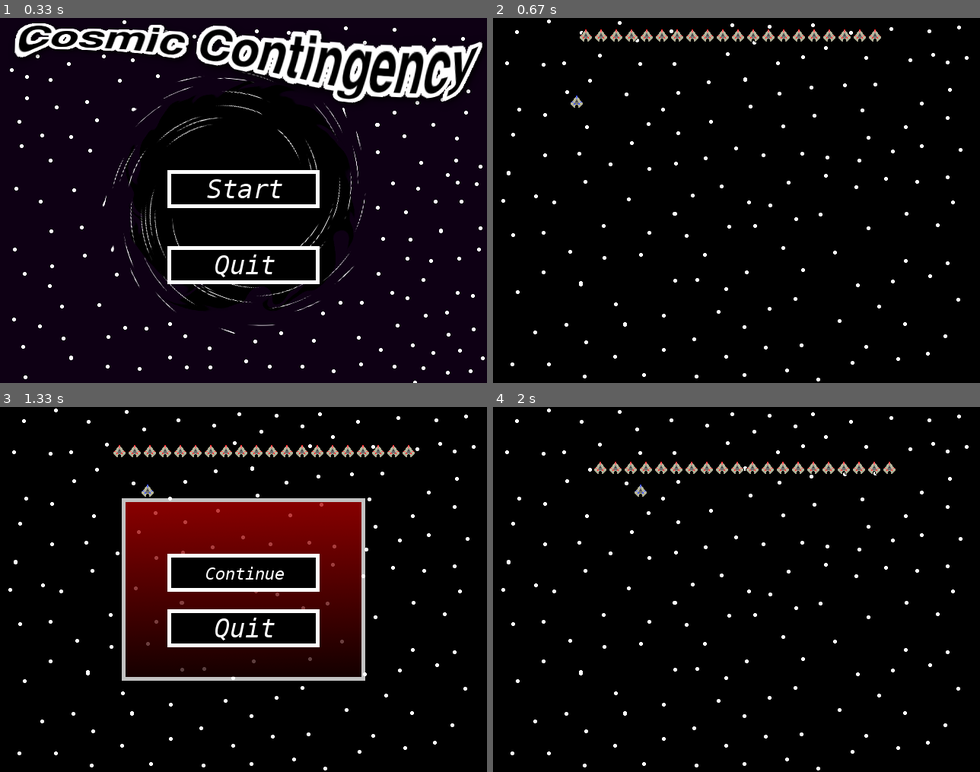
Above: before the commit, frames 1-4 (two rows, left to right).
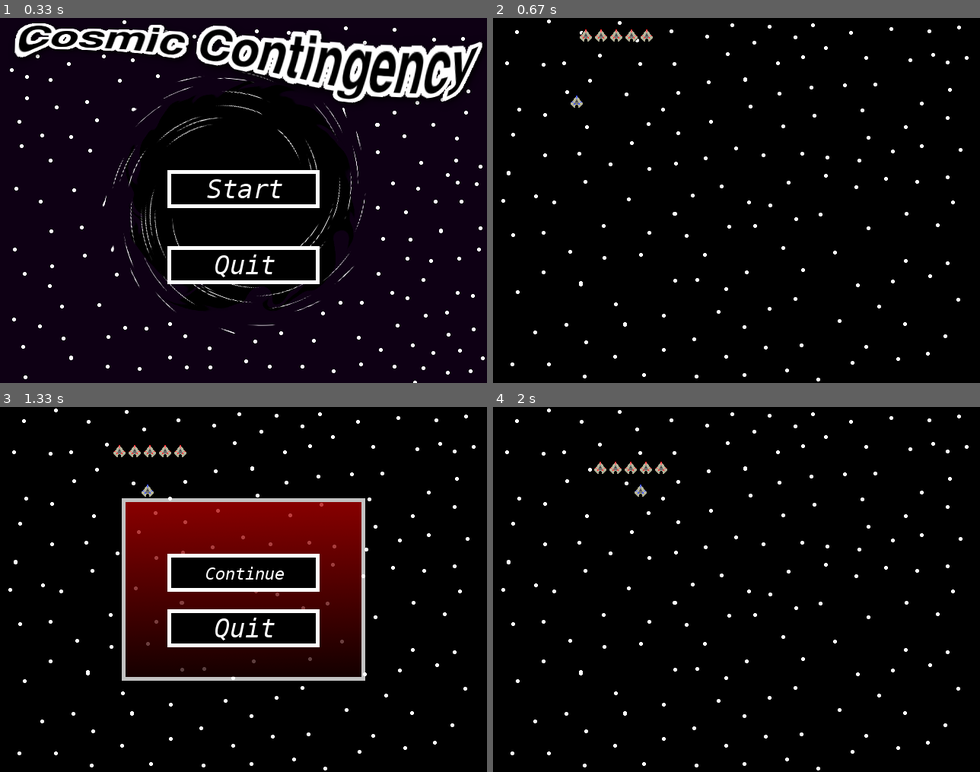
Above: after the commit, the same moments.

Repository: cdsupina/Space_Shooter_Pygame
Game: pygame game, started from main.py
Two runs of this game, one before a commit and one after it. Both use one fixed random seed, a clock stepped at 60 frames per second and the inputs below.
Inputs (mouse positions are in pixels of both pictures, inside the frame that each line leads up to):
- Up to frame 1 (0.33 s): no input
- Up to frame 2 (0.67 s): click (736, 189) at 0.38 s
- Up to frame 3 (1.33 s): hold Space 0.67-1.13 s; hold D 0.67-1.13 s; move the mouse to (224, 490) at 0.7 s; tap Esc at 1.17 s
- Up to frame 4 (2 s): click (736, 571) at 1.55 s

Frame 1 is identical in both runs. In frame 2, 0.7% of the frame differs, in the area x 33-80%, y 3-7%; in frame 3, 0.7%; in frame 4, 0.7%, in the area x 36-83%, y 15-19%.

Commit message:
added portals

Diff:
--- /dev/null
+++ b/levels.py
@@ -0,0 +1,116 @@
+import pygame
+import random as rand
+from sprites import *
+from values import *
+
+class Room():
+    def __init__(self,room_type,enemy_number,connections):
+
+        self.room_background_path = None
+        self.room_code = None
+        self.room_background = None
+        self.enemy_number = enemy_number
+        self.enemy_count = enemy_number
+        self.enemy_sprite_group = pygame.sprite.Group()
+        self.laser_sprite_group = pygame.sprite.Group()
+        self.ally_sprite_group = pygame.sprite.Group()
+        self.interactable_sprite_group = pygame.sprite.Group()
+        self.enemies = []
+        self.lasers = []
+        self.portals = []
+        self.portals_generated = False
+        self.connections = connections
+
+        if room_type == 0:
+            self.room_background_path = scene_1_start_room
+        else:
+            self.room_background_path = scene_1_img_name
+
+        if room_type != 0:
+            if enemy_number == 1:
+                self.room_code = rand.randint(0,1)
+            if enemy_number == 2:
+                self.room_code = rand.randint(2,3)
+
+        self.room_background = pygame.image.load(self.room_background_path).convert()
+
+
+
+
+    def generate(self,screen):
+        self.generate_room(screen)
+        self.generate_enemies()
+
+    def generate_room(self,screen):
+        screen.blit(self.room_background,(0,0))
+
+    def generate_enemies(self):
+
+        i=0
+        while i < self.enemy_number:
+            enemy = Enemy(self,enemy_img_name,4,50,100+i*20,1)
+            self.enemy_sprite_group.add(enemy)
+            self.enemies.append(enemy)
+            i += 1
+
+    def generate_portals(self):
+        for c in self.connections:
+            loc = (100,100)
+            if c == 0:
+                loc = ((screen_width/2)-20,0)
+            elif c == 1:
+                loc = (screen_width-40,(screen_height/2)-20)
+            elif c == 2:
+                loc = ((screen_width/2)-20,screen_height-40)
+            elif c == 3:
+                loc = (0,(screen_height/2)-20)
+            portal = Portal(self,portal_unexplored_img_names,90,loc[0],loc[1])
+            self.interactable_sprite_group.add(portal)
+            self.portals.append(portal)
+
+    def generate_player_laser(self,player):
+        new_laser = Player_Laser(self,player_laser_img_name,20,(player.rect.x+(player.width/2)-(5/2)),player.rect.y)
+        self.laser_sprite_group.add(new_laser)
+        self.lasers.append(new_laser)
+
+    def draw_enemies(self,screen):
+        self.enemy_sprite_group.draw(screen)
+
+    def draw_lasers(self,screen):
+        self.laser_sprite_group.draw(screen)
+
+    def draw_allies(self,screen):
+        self.ally_sprite_group.draw(screen)
+
+    def draw_portals(self,screen,dt):
+        for p in self.portals:
+            p.animate(dt)
+
+        self.interactable_sprite_group.draw(screen)
+
+    def draw_all(self,screen,dt):
+        self.generate_room(screen)
+        self.draw_enemies(screen)
+
+        if not self.portals_generated and self.enemy_count == 0:
+            self.generate_portals()
+            self.portals_generated = True
+            self.draw_portals(screen,dt)
+        elif self.portals_generated:
+            self.draw_portals(screen,dt)
+
+        self.draw_lasers(screen)
+        self.draw_allies(screen)
+
+
+
+    def __repr__(self):
+        return "Background: " + self.room_background_path + " Room code: " + str(self.room_code)
+
+'''
+class Level():
+    def __init__(self,room_count):
+
+        self.room_count = room_count
+
+'''
--- a/main.py
+++ b/main.py
@@ -4,7 +4,8 @@
 from sprites import *
 import random as rand
 from values import *
-from rooms import *
+from levels import *
+from splash_screens import *
 
 #setup frames per second
 clock = pygame.time.Clock()
@@ -20,6 +21,7 @@
 
 #initialize all images
 scene_0_backgrounds = []
+
 for s in scene_0_background_img_names:
     scene_0_backgrounds.append(pygame.image.load(s).convert())
 
@@ -37,16 +39,20 @@
 #set paused status to false
 paused = False
 
-#set up title screen animation
-scene_0_background_idx = 0
-scene_0_background_animation_time = 150
-scene_0_current_animation_time = 100
-
 #initialize first room
-room_1 = Room(1,20)
+room_1 = Room(1,5,[0,1,2,3])
 
 #add the player to the allies sprite group
 room_1.ally_sprite_group.add(player)
+
+scene_0_images = [(title,(0,0))]
+scene_0_buttons = [(start_button,(220,200)),(quit_button,(220,300))]
+title_screen = Splash_Screen((0,0),150,scene_0_backgrounds,scene_0_images,scene_0_buttons)
+
+pause_menu_backgrounds = [pause_menu]
+pause_menu_images = []
+pause_menu_buttons = [(continue_button,(220,193)),(quit_button,(220,266))]
+pause_menu = Splash_Screen((160,120),0,pause_menu_backgrounds,pause_menu_images,pause_menu_buttons)
 
 while True:
 
@@ -55,31 +61,17 @@
     speed = float(dt)/64
 
     ##########SCENE-RENDERING#########
-
     #rendering for title scene
     if scene == 0:
-        #animate background for title screen
-        if scene_0_current_animation_time >= scene_0_background_animation_time:
-
-            scene_0_current_animation_time = 0
-            screen.blit(scene_0_backgrounds[scene_0_background_idx],(0,0))
-            screen.blit(title,(0,0))
-            start = screen.blit(start_button,(220,200))
-            quit = screen.blit(quit_button,(220,300))
-            scene_0_background_idx += 1
-        else:
-            scene_0_current_animation_time += dt
-
-        if scene_0_background_idx > 2:
-            scene_0_background_idx = 0
+        title_screen.display(screen,dt)
 
     #rendering for the firsl level scene
     elif scene == 1:
-        room_1.draw_all(screen)
+        room_1.draw_all(screen,dt)
+
         if paused:
-            screen.blit(pause_menu,(160,120))
-            quit = screen.blit(quit_button,(220,266))
-            continue_but = screen.blit(continue_button,(220,193))
+            pause_menu.display(screen,dt)
+
         elif not paused:
 
             for l in room_1.lasers:
@@ -90,8 +82,7 @@
             for e in room_1.enemies:
                 e.behave(speed)
 
-            player.rect.x += player.x_change*speed
-            player.rect.y += player.y_change*speed
+            player.behave(speed)
 
 
     ##########EVENT-LISTENING##########
@@ -104,41 +95,41 @@
         if event.type == MOUSEBUTTONUP:
             if event.button == 1:
                 if scene == 0:
-                    if start.collidepoint(pygame.mouse.get_pos()):
+                    if title_screen.buttons[0].collidepoint(pygame.mouse.get_pos()):
                         scene = 1
                         room_1.generate(screen)
 
-                    if quit.collidepoint(pygame.mouse.get_pos()):
+                    if title_screen.buttons[1].collidepoint(pygame.mouse.get_pos()):
                         exit()
                 if scene == 1:
                     if paused:
-                        if continue_but.collidepoint(pygame.mouse.get_pos()):
+                        if pause_menu.buttons[0].collidepoint(pygame.mouse.get_pos()):
                             paused = False
-                        if quit.collidepoint(pygame.mouse.get_pos()):
+                        if pause_menu.buttons[1].collidepoint(pygame.mouse.get_pos()):
                             exit()
 
         if event.type == KEYDOWN:
             if not paused:
                 if event.key == K_w:
-                    player.y_change = -player.speed
+                    player.accelerate(0)
                 elif event.key == K_s:
-                    player.y_change = player.speed
+                    player.accelerate(1)
                 elif event.key == K_a:
-                    player.x_change = -player.speed
+                    player.accelerate(2)
                 elif event.key == K_d:
-                    player.x_change = player.speed
+                    player.accelerate(3)
                 elif event.key == K_SPACE:
                     room_1.generate_player_laser(player)
 
         if event.type == KEYUP:
             if event.key == K_w:
-                player.y_change = 0
+                player.deccelerate(0)
             elif event.key == K_s:
-                player.y_change = 0
+                player.deccelerate(1)
             elif event.key == K_a:
-                player.x_change = 0
+                player.deccelerate(2)
             elif event.key == K_d:
-                player.x_change = 0
+                player.deccelerate(3)
             if event.key == K_ESCAPE:
                 if not paused:
                     paused = True
--- /dev/null
+++ b/splash_screens.py
@@ -0,0 +1,37 @@
+import pygame
+
+class Splash_Screen():
+    def __init__(self,loc,ani_time,frames,images,button_info):
+        self.background_ani_idx = 0
+        self.ani_time = ani_time
+        self.current_ani_time = ani_time
+        self.frames = frames
+        self.images = images
+        self.loc = loc
+        self.button_info = button_info
+        self.buttons = []
+
+    def display(self,screen,dt):
+        if self.ani_time > 0:
+
+            if self.current_ani_time >= self.ani_time:
+                self.current_ani_time = 0
+                screen.blit(self.frames[self.background_ani_idx],self.loc)
+                self.display_buttons(screen)
+                for i in self.images:
+                    screen.blit(i[0],i[1])
+
+                self.background_ani_idx += 1
+            else:
+                self.current_ani_time += dt
+
+            if self.background_ani_idx >= len(self.frames):
+                self.background_ani_idx = 0
+
+        else:
+            screen.blit(self.frames[0],self.loc)
+            self.display_buttons(screen)
+
+    def display_buttons(self,screen):
+        for b in self.button_info:
+            self.buttons.append(screen.blit(b[0],b[1]))
--- a/sprites.py
+++ b/sprites.py
@@ -14,6 +14,40 @@
         self.rect.y = init_y
         self.x_change = 0
         self.y_change = 0
+
+    def behave(self,speed):
+        self.rect.x += self.x_change*speed
+        self.rect.y += self.y_change*speed
+
+        if self.rect.x >= screen_width-20:
+            self.rect.x = screen_width-20
+        if self.rect.x <= 0:
+            self.rect.x = 0
+        if self.rect.y >= screen_height-20:
+            self.rect.y = screen_height-20
+        if self.rect.y <= 0:
+            self.rect.y = 0
+
+
+    def accelerate(self,direction):
+        if direction == 0:
+            self.y_change = -self.speed
+        if direction == 1:
+            self.y_change = self.speed
+        if direction == 2:
+            self.x_change = -self.speed
+        if direction == 3:
+            self.x_change = self.speed
+
+    def deccelerate(self,direction):
+        if direction == 0:
+            self.y_change = 0
+        if direction == 1:
+            self.y_change = 0
+        if direction == 2:
+            self.x_change = 0
+        if direction == 3:
+            self.x_change = 0
 
 class Enemy(pygame.sprite.Sprite):
     def __init__(self,room,image,speed,displacement,init_x,init_y):
@@ -76,6 +110,34 @@
             self.room.enemy_sprite_group.remove(enemy)
             self.room.lasers.remove(self)
             self.room.enemies.remove(enemy)
+            self.room.enemy_count -= 1
 
     def __repr__(self):
         return "X coor: " + str(self.rect.x) + " Y coor: " + str(self.rect.y) + " Time: " + str(self.time_spawned)
+
+class Portal(pygame.sprite.Sprite):
+    def __init__(self,room,frames,ani_time,x,y):
+        super().__init__()
+
+        self.room = room
+        self.frames = frames
+        self.current_frame = frames[0]
+        self.image = pygame.image.load(self.current_frame)
+        self.frame_idx = 0
+        self.rect = self.image.get_rect()
+        self.rect.x = x
+        self.rect.y = y
+        self.ani_time = ani_time
+        self.current_ani_time = ani_time
+
+    def animate(self,dt):
+        if self.current_ani_time >= self.ani_time:
+            self.current_ani_time = 0
+            self.image = pygame.image.load(self.current_frame)
+
+            self.frame_idx += 1
+            if self.frame_idx >= len(self.frames):
+                self.frame_idx = 0
+            self.current_frame = self.frames[self.frame_idx]
+        else:
+            self.current_ani_time += dt
--- a/values.py
+++ b/values.py
@@ -16,3 +16,5 @@
 player_img_name = "assets/sprites/player_ship.png"
 enemy_img_name = "assets/sprites/enemy_ship.png"
 player_laser_img_name = "assets/sprites/player_blaster.png"
+
+portal_unexplored_img_names = ["assets/sprites/portal_unexplored_1.png","assets/sprites/portal_unexplored_2.png","assets/sprites/portal_unexplored_3.png"]
Binary file added: assets/sprites/portal_unexplored_1.png
Binary file added: assets/sprites/portal_unexplored_2.png
Binary file added: assets/sprites/portal_unexplored_3.png
Not shown, added: assets/sprites/portal.xcf
